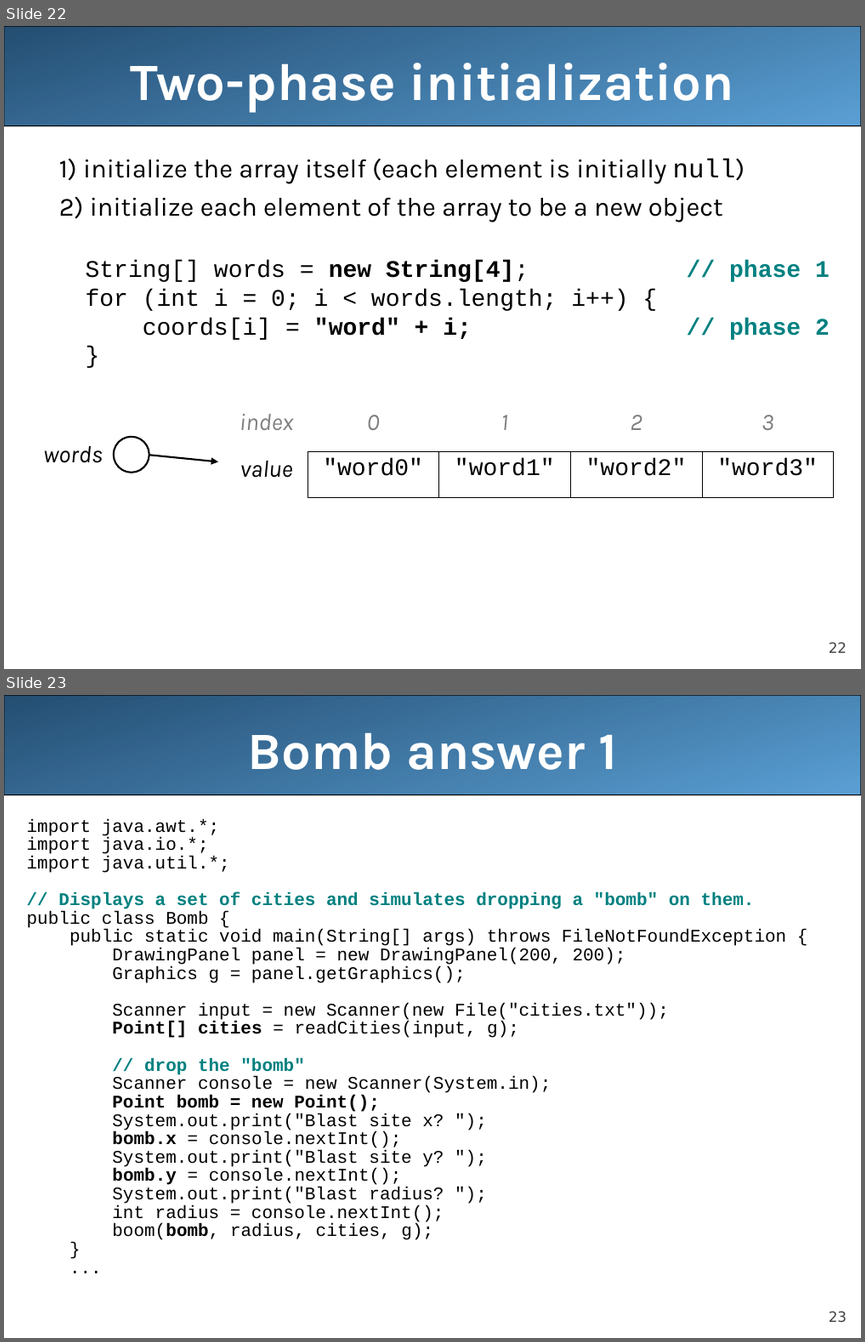
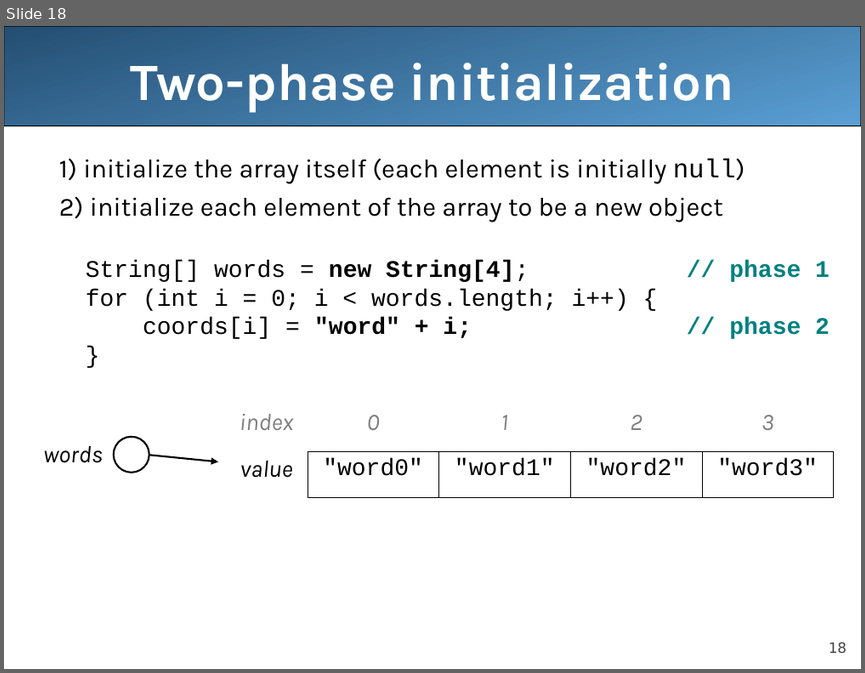
Before and after one commit to sudocrystal/scc-compsci, a slide deck: cs141/slides/ppts/ch08-classes.ppt. Shown one above the other, each under a label of ours: slides 22 and 23 before the commit, slide 18 after it. The pictures are 865x1342 and 865x673 pixels, drawn with LibreOffice and Linux fonts; fonts in the diff are those of the drawing. Boxes give left, top, right and bottom in pixels: in the first picture for what was removed or moved away, otherwise in the second. Text is boxed around its words. In the diff, an @@ line names an element or a change of style, - is before the commit and + after.

Commit message:
modifies day 14 schedule and updates classes ppt

```diff
--- a/cs141/slides/ppts/ch08-classes.ppt
+++ b/cs141/slides/ppts/ch08-classes.ppt
@@ slide 23 removed at (x1=4, y1=695, x2=861, y2=1338), background #FFFFFF; not listed: 2 template elements that a slide beside it also shows @@
@@ title removed at (x1=247, y1=732, x2=617, y2=770) @@
-Bomb answer 1
@@ text removed at (x1=27, y1=819, x2=786, y2=1240) @@
-import java.awt.*;
-import java.io.*;
-import java.util.*;
-// Displays a set of cities and simulates dropping a "bomb" on them.
-public class Bomb {
-public static void main(String[] args) throws FileNotFoundException {
-DrawingPanel panel = new DrawingPanel(200, 200);
-Graphics g = panel.getGraphics();
-Scanner input = new Scanner(new File("cities.txt"));
-Point[] cities = readCities(input, g);
-// drop the "bomb"
-Scanner console = new Scanner(System.in);
-Point bomb = new Point();
-System.out.print("Blast site x? ");
-bomb.x = console.nextInt();
-System.out.print("Blast site y? ");
-bomb.y = console.nextInt();
-System.out.print("Blast radius? ");
-int radius = console.nextInt();
-boom(bomb, radius, cities, g);
-}
-...
@@ what was slide 22 is now slide 18 @@
@@ page number at (x1=828, y1=641, x2=846, y2=652): text changed @@
-22
+18
```
Also in this commit, not shown: 67 other slides changed, 5 other slides removed, 2 other files.
